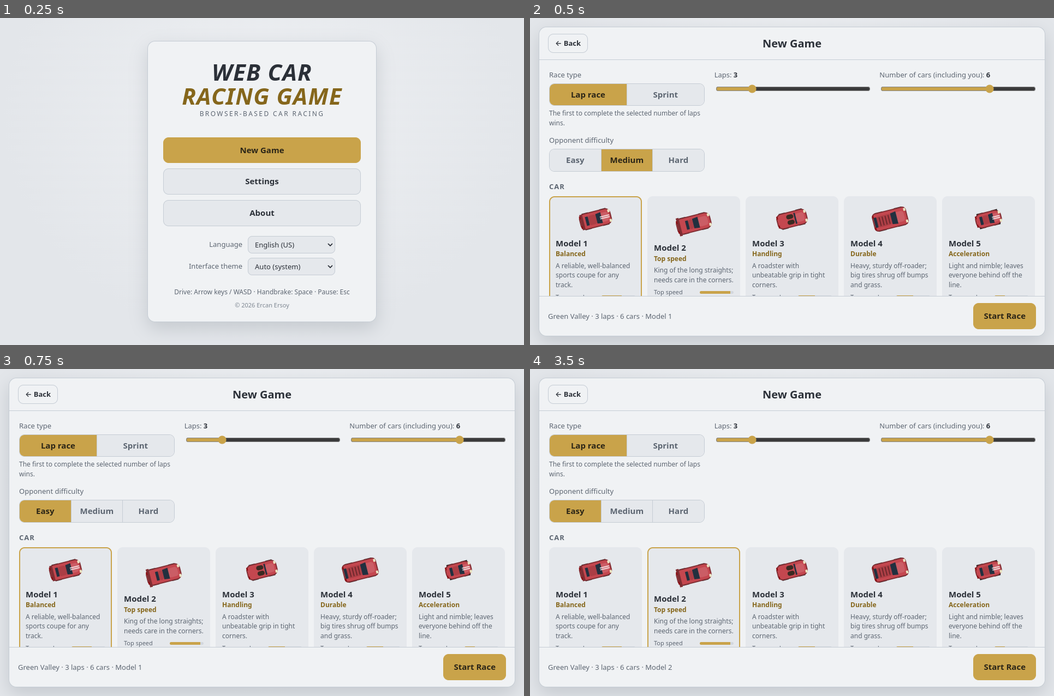
Above: before the commit, frames 1-4 (two rows, left to right).
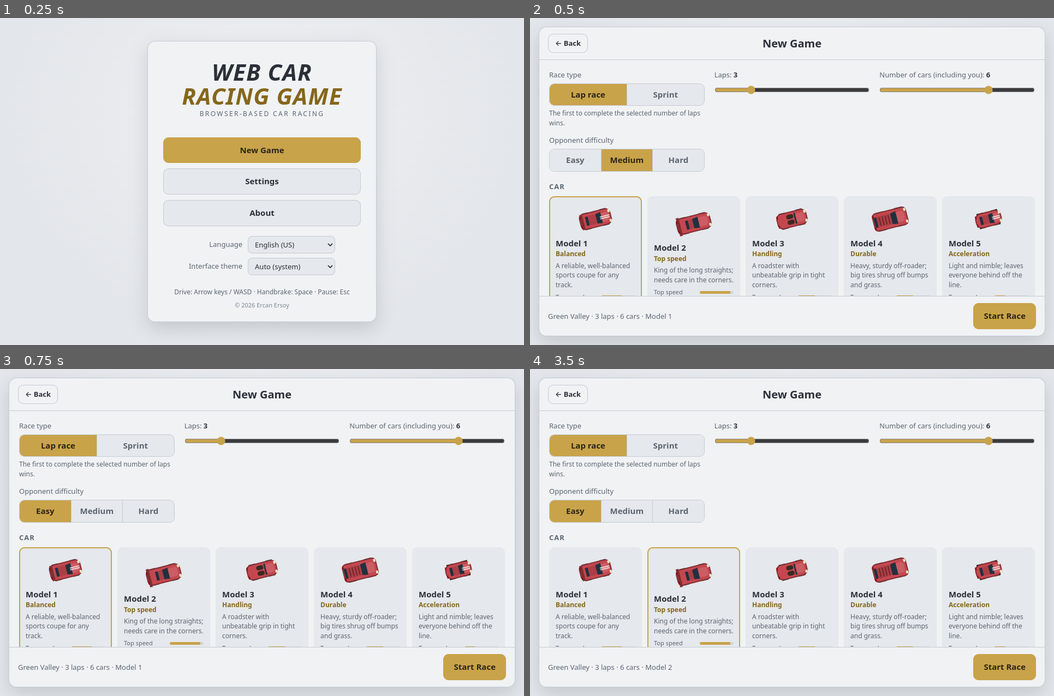
Above: after the commit, the same moments.

Repository: ercanersoy/Web-Car-Racing-Game
Game: browser game, page index.html
The game is run twice, just before and just after one commit, with the same random seed, the same clock (stepped at 60 frames per second) and the same inputs.
Inputs (mouse positions are in pixels of both pictures, inside the frame that each line leads up to):
- Up to frame 1 (0.25 s): no input
- Up to frame 2 (0.5 s): click "New Game" at 0.27 s
- Up to frame 3 (0.75 s): click "Easy" at 0.52 s
- Up to frame 4 (3.5 s): click "Start Race" at 0.77 s; hold Right 1.03-1.53 s; click (792, 565) at 1.07 s; tap Space every 0.5 s from 1.1 to 3.1 s; hold Down 1.58-1.85 s; click (687, 499) at 1.67 s; hold Left 1.9-2.47 s; click (896, 483) at 2.27 s; hold Up 2.52-2.82 s; tap P at 2.52 s; click (870, 597) at 2.87 s; hold Right from 2.87 s (still down); click "New Game" at 3.27 s; click (661, 614) at 3.47 s

Frame 1 is identical in both runs. In frame 2, 0.6% of the frame differs, in the area x 35-97%, y 20-24%; in frame 3, 0.6%; in frame 4, 0.6%.

Commit message:
Fix gamepad pause timing, touch highlight, small-screen layout, wording
- A gamepad Start press is read inside a physics step; the rest of that
  frame's steps (including the current one) still ran after pausing.
  Nothing is simulated or drawn any more once the game is paused there.
- Clearing input on pause left the pressed look on touch buttons
- Range sliders overflowed their container by their default margin,
  which could show a horizontal scrollbar in the New Game panel
- Settings dropdowns were cut off on 320 px wide screens
- Turkish wording: 'Haritadaki en iyi tur', 'spor kupe'

Co-Authored-By: Claude Opus 5.5 <noreply@anthropic.com>
Claude-Session: https://claude.ai/code/session_01LntBCU6v9uQssuNLiEVJ5K

Diff:
--- a/css/style.css
+++ b/css/style.css
@@ -158,7 +158,7 @@
 .opt label { display: block; font-size: 13px; color: var(--muted); margin-bottom: 6px; }
 .opt label b { color: var(--text); }
 .opt small { display: block; color: var(--muted); margin-top: 5px; font-size: 12px; }
-input[type=range] { width: 100%; accent-color: var(--accent); }
+input[type=range] { width: 100%; margin: 4px 0; accent-color: var(--accent); }
 
 .car-list { display: grid; grid-template-columns: repeat(auto-fill, minmax(170px, 1fr)); gap: 10px; }
 .car-card, .map-card {
@@ -337,4 +337,6 @@
   #touch .t-right { right: 10px; bottom: 140px; }
   #touch button { width: 64px; height: 64px; }
   .results th:nth-child(3), .results td:nth-child(3), .results th:nth-child(6), .results td:nth-child(6) { display: none; }
-}
+  .set-row select, .set-row input[type=text] { min-width: 0; max-width: 58%; }
+  .set-row input[type=range] { width: 45%; }
+}
--- a/js/i18n.js
+++ b/js/i18n.js
@@ -38,7 +38,7 @@
 
     'stat.speed': 'Azami hız', 'stat.accel': 'Hızlanma', 'stat.handling': 'Yol tutuş',
     'stat.durability': 'Dayanıklılık', 'stat.offroad': 'Arazi',
-    'car.0.tag': 'Dengeli', 'car.0.desc': 'Her pistte güvenilir, dengeli bir spor coupe.',
+    'car.0.tag': 'Dengeli', 'car.0.desc': 'Her pistte güvenilir, dengeli bir spor kupe.',
     'car.1.tag': 'Yüksek hız', 'car.1.desc': 'Uzun düzlüklerin kralı; virajlarda dikkat ister.',
     'car.2.tag': 'Yol tutuş', 'car.2.desc': 'Keskin virajlarda rakipsiz yol tutuşu sunan roadster.',
     'car.3.tag': 'Dayanıklı', 'car.3.desc': 'Ağır ve sağlam arazi aracı; çarpışmalardan ve çimden az etkilenir.',
@@ -111,7 +111,7 @@
     'res.timeTrial': 'Zamana karşı',
     'res.dnf': 'Bitiremedi',
     'res.trackRecord': 'Bu harita/mod rekoru: <b>{t}</b>',
-    'res.trackLap': 'Harita en iyi tur: <b>{t}</b>',
+    'res.trackLap': 'Haritadaki en iyi tur: <b>{t}</b>',
     'res.newRecord': 'YENİ REKOR!',
     'res.new': 'YENİ!',
     'res.estNote': '~ işaretli süreler tahminidir (yarışı bitirmeden önce hesaplandı).',
--- a/js/input.js
+++ b/js/input.js
@@ -109,6 +109,7 @@
   function clear() {
     for (const k in keys) keys[k] = false;
     for (const k in touch) touch[k] = false;
+    document.querySelectorAll('#touch [data-t].on').forEach(el => el.classList.remove('on'));
     state.steer = 0;
   }
 
--- a/js/main.js
+++ b/js/main.js
@@ -236,10 +236,12 @@
     acc += dt;
     while (acc >= STEP) {
       const inp = Input.poll(STEP);
+      if (paused) break;                     // paused from inside poll() (gamepad Start)
       race.update(STEP, inp);
       acc -= STEP;
       if (race.state === 'done') break;
     }
+    if (paused) return;
     if (race.state === 'done') { acc = 0; }
     updateCamera(dt);
     draw(dt);
